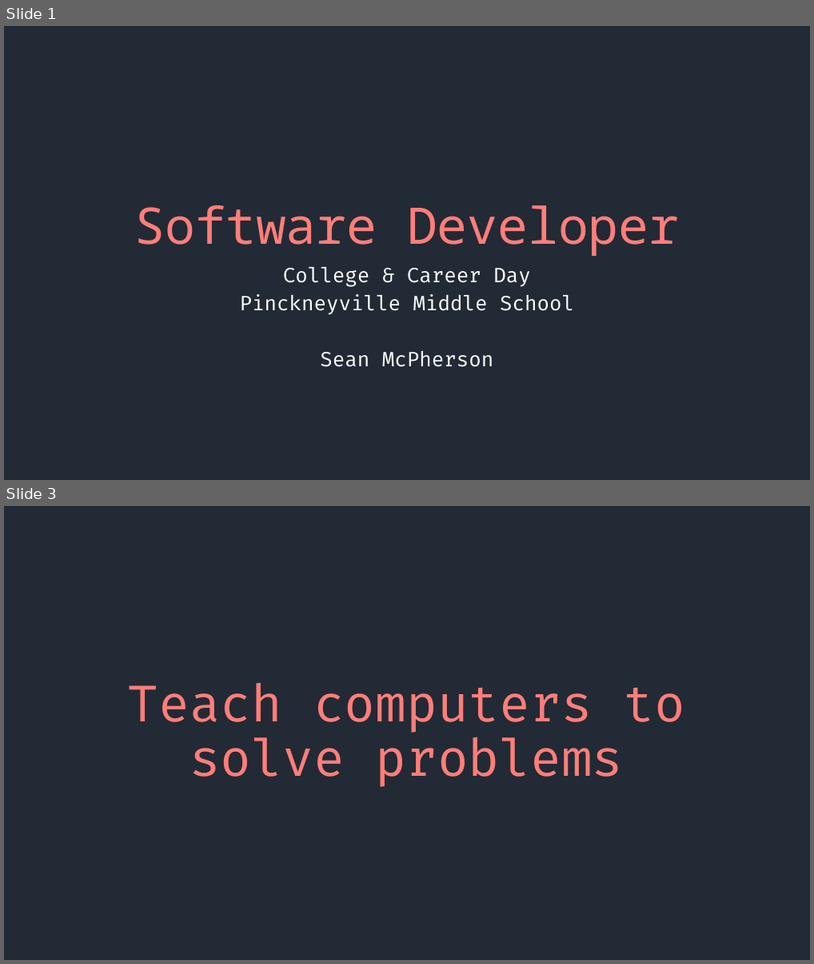
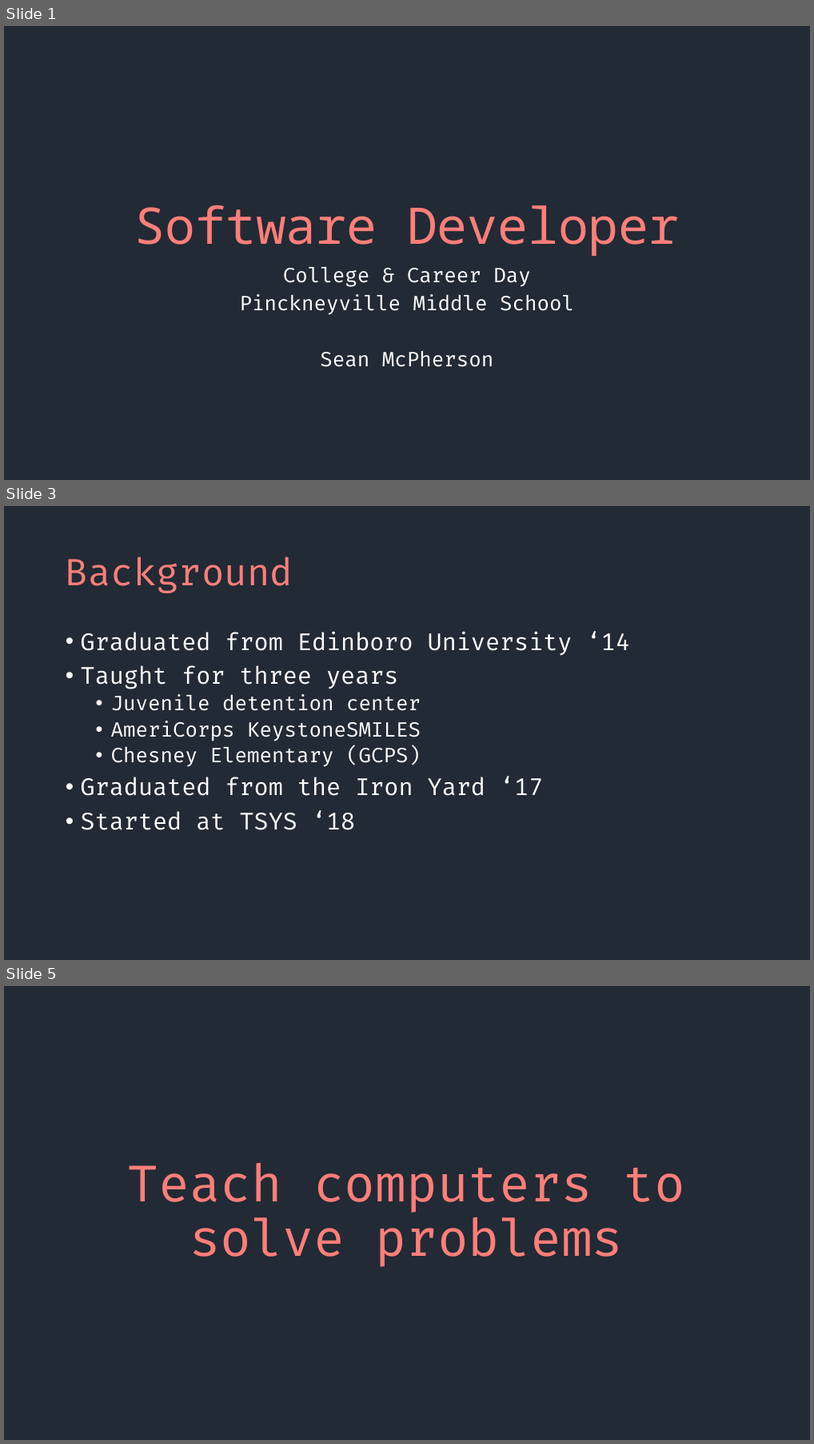
Before and after one commit to SeanMcP/college-career-day, a slide deck: presentation.pptx. Shown one above the other, each under a label of ours: slides 1 and 3 before the commit, slides 1, 3 and 5 after it; the slides between them are not shown. The pictures are 814x964 and 814x1444 pixels, drawn with LibreOffice and Linux fonts; fonts in the diff are those of the drawing. Boxes give left, top, right and bottom in pixels: in the first picture for what was removed or moved away, otherwise in the second. Text is boxed around its words. In the diff, an @@ line names an element or a change of style, - is before the commit and + after.

```diff
--- a/presentation.pptx
+++ b/presentation.pptx
@@ slide 3 added at [4, 506, 810, 960], background #222A35 @@
@@ title added at [66, 556, 293, 593], 44 pt, text #FF7E79 @@
+Background
@@ text added at [81, 631, 630, 830], 28 pt, text #FFFFFF @@
+• Graduated from Edinboro University ‘14
+• Taught for three years
+  • Juvenile detention center
+  • AmeriCorps KeystoneSMILES
+  • Chesney Elementary (GCPS)
+• Graduated from the Iron Yard ‘17
+• Started at TSYS ‘18
@@ what was slide 3 is now slide 5 @@
```
Also in this commit, not shown: 9 slides changed, 16 other slides added.
